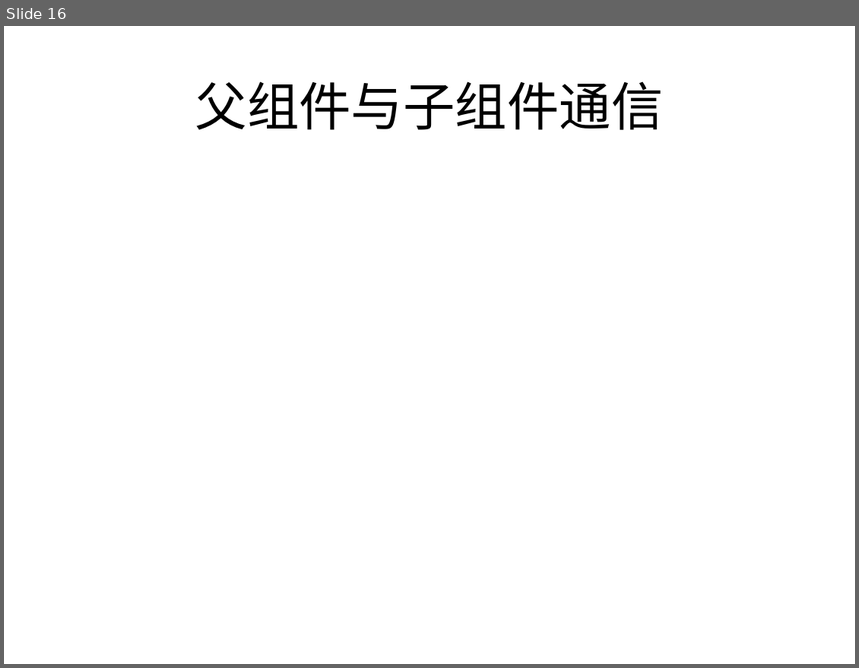
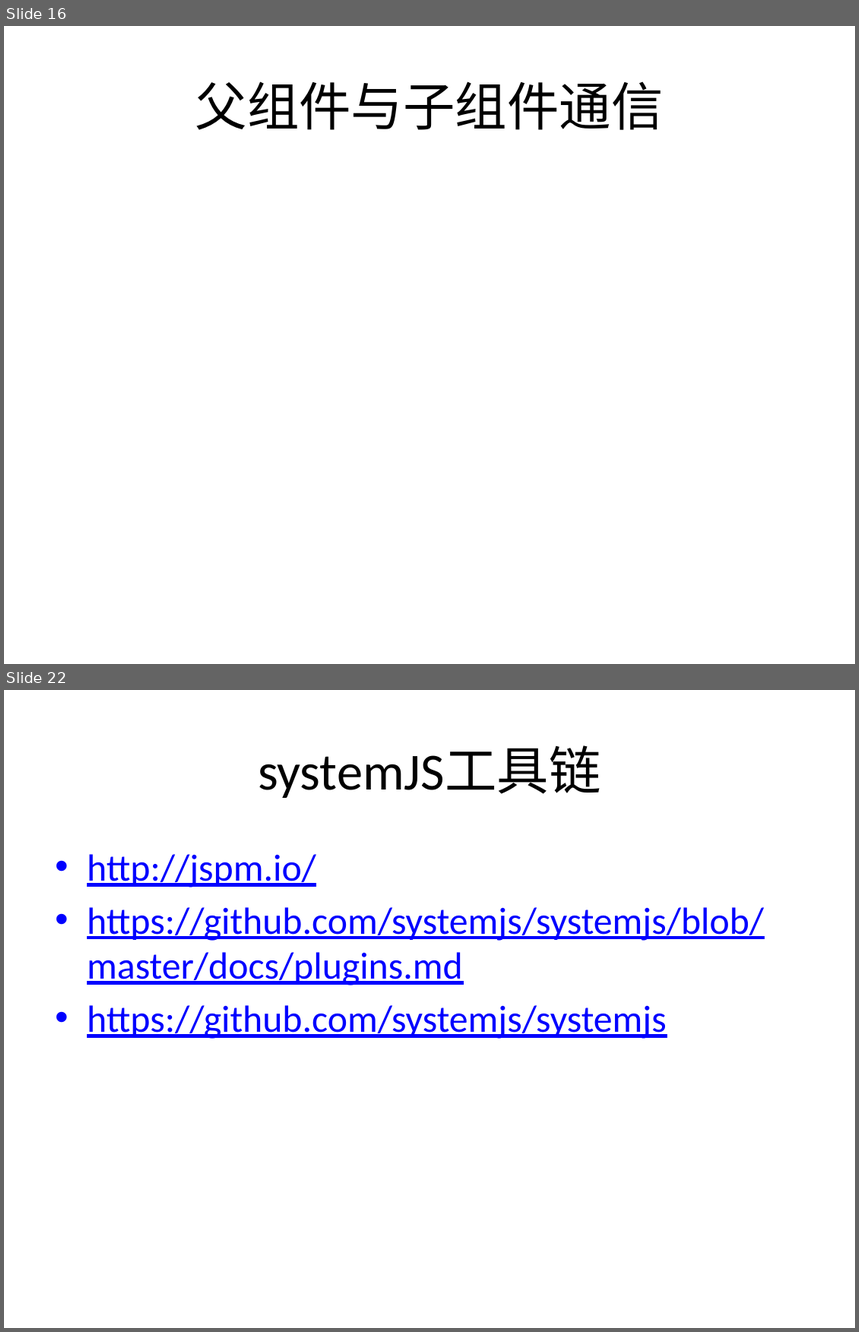
Before and after one commit to jasonLiu001/ng-study-ppt-files, a slide deck: files/Angular2.pptx. Shown one above the other, each under a label of ours: slide 16 before the commit, slides 16 and 22 after it; the slides between them are not shown. The pictures are 859x668 and 859x1332 pixels, drawn with LibreOffice and Linux fonts; fonts in the diff are those of the drawing. Boxes give left, top, right and bottom in pixels: in the first picture for what was removed or moved away, otherwise in the second. Text is boxed around its words. In the diff, an @@ line names an element or a change of style, - is before the commit and + after.

Commit message:
modified pages

```diff
--- a/files/Angular2.pptx
+++ b/files/Angular2.pptx
@@ slide 22 added at bbox=[4, 690, 855, 1328], background #CBE9CF @@
@@ title added at bbox=[258, 746, 601, 798], 44 pt, text #000000 @@
+systemJS工具链
@@ text added at bbox=[87, 854, 764, 1039], 32 pt, text #0000FF, underline @@
+• http://jspm.io/
+• https://github.com/systemjs/systemjs/blob/master/docs/plugins.md
+• https://github.com/systemjs/systemjs
```
Also in this commit, not shown: 1 slide changed, 7 other slides added.
